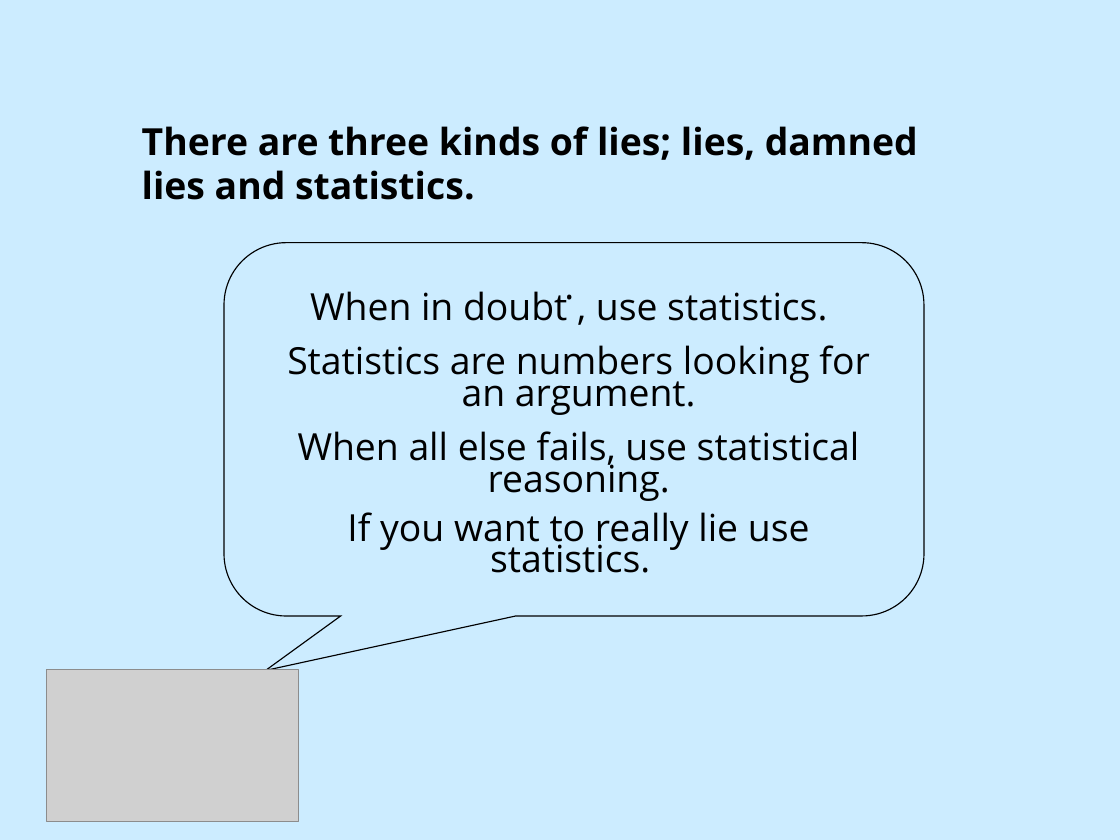
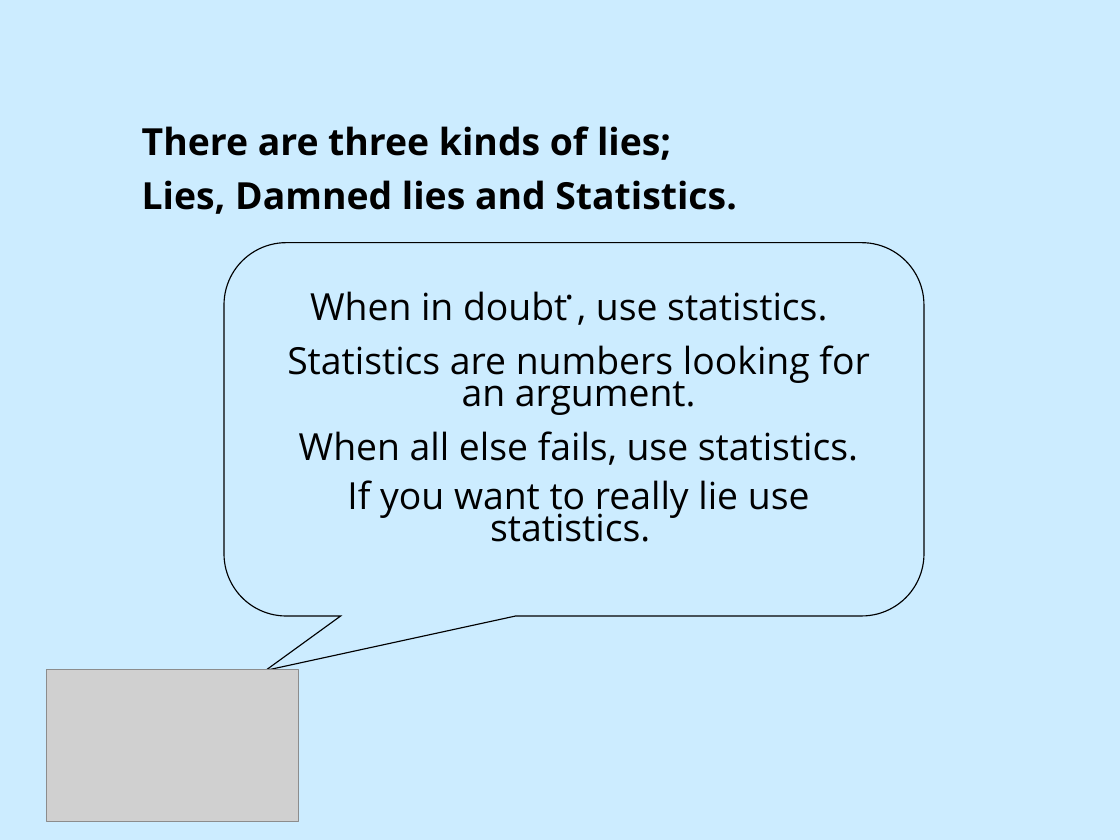
Before and after one commit to DavidCSchneider/StatisticalScience, a slide deck: slide 9 of LNotes/Pt1/Ch1_1.ppt. Drawn at 1120x840 pixels with LibreOffice and Linux fonts; fonts in the diff are those of the drawing; grey boxes stand for pictures. Boxes give left, top, right and bottom in pixels: in the first picture for what was removed or moved away, otherwise in the second. Text is boxed around its words. In the diff, an @@ line names an element or a change of style, - is before the commit and + after.

```diff
--- a/LNotes/Pt1/Ch1_1.ppt
+++ b/LNotes/Pt1/Ch1_1.ppt
@@ text at (142, 126, 737, 214): text changed @@
-There are three kinds of lies; lies, damned lies and statistics.
+There are three kinds of lies;
+Lies, Damned lies and Statistics.
@@ text at (299, 431, 858, 465): text changed @@
-When all else fails, use statistical reasoning.
+When all else fails, use statistics.
```
Also in this commit, not shown: 28 other slides changed, 6 slides added, 4 slides removed, 3 other files.
